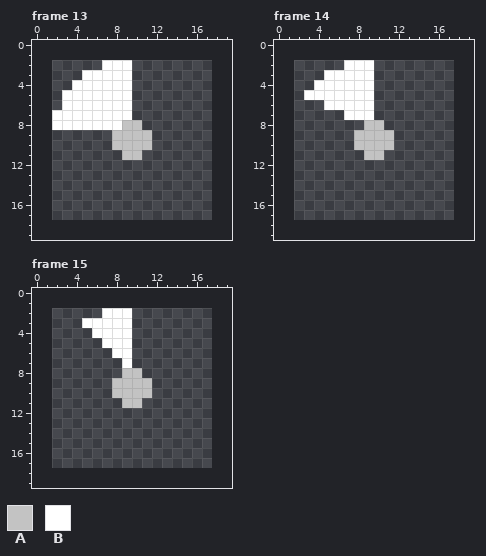
File history of a pixel-art file, graphics/platform_timer.ase. Above is the file before it was changed.
16x16 pixels, 16 frames. Shown: frame 13, frame 14, frame 15. The old version is drawn lined up with the new one, on the new canvas. The commit also changed other frames, which this record leaves out.
Visible layers, top first: "Layer 2", "Layer 1".
Palette (. is transparent): A #c3c3c3  B #ffffff
Pixels before, frame 13, first column x 2:
 2 .....BBB..
 3 ...BBBBB..
 4 ..BBBBBB..
 5 .BBBBBBB..
 6 .BBBBBBB..
 7 BBBBBBBB..
 8 BBBBBBBAA.
 9 ......AAAA
10 ......AAAA
11 .......AA.
Pixels before, frame 14, first column x 3:
 2 ....BBB..
 3 ..BBBBB..
 4 .BBBBBB..
 5 BBBBBBB..
 6 ..BBBBB..
 7 ....BBB..
 8 ......AA.
 9 .....AAAA
10 .....AAAA
11 ......AA.
Pixels before, frame 15, first column x 5:
 2 ..BBB..
 3 BBBBB..
 4 .BBBB..
 5 ..BBB..
 6 ...BB..
 7 ....B..
 8 ....AA.
 9 ...AAAA
10 ...AAAA
11 ....AA.
The result:
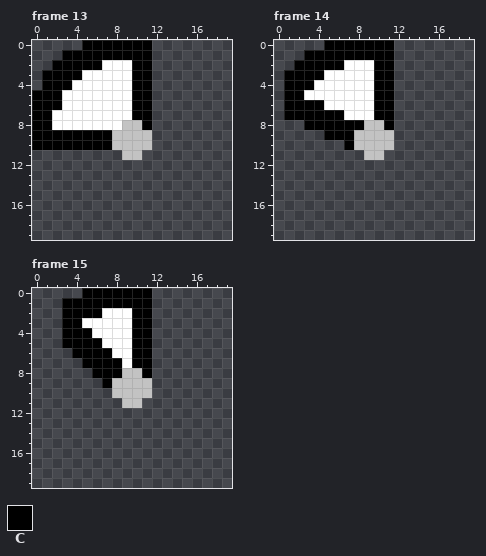
Colours new in this view: C #000000
Change:
canvas 16x16 -> 20x20, the old top-left corner now at 2,2
Frame 13:
The author put colour C in row 0 at x 5 to 11; in row 1 at x 3 to 11; in row 2 at x 2 to 6 and 10 to 11; in row 3 at x 1 to 4 and 10 to 11; in row 4 at x 1 to 3 and 10 to 11; in rows 5 to 6 at x 0 to 2 and 10 to 11.
The author put colour C in row 7 at x 0 to 1 and 10 to 11; in row 8 at x 0 to 1 and 11; in rows 9 to 10 at x 0 to 7.
Frame 14:
The author put colour C in row 0 at x 5 to 11; in row 1 at x 3 to 11; in row 2 at x 2 to 6 and 10 to 11; in row 3 at x 1 to 4 and 10 to 11; in row 4 at x 1 to 3 and 10 to 11; in row 5 at x 1 to 2 and 10 to 11.
The author put colour C in row 6 at x 1 to 4 and 10 to 11; in row 7 at x 1 to 6 and 10 to 11; in row 8 at x 3 to 8 and 11; in row 9 at x 5 to 7; in row 10 at x 7.
Frame 15:
The author put colour C in row 0 at x 5 to 11; in row 1 at x 3 to 11; in row 2 at x 3 to 6 and 10 to 11; in row 3 at x 3 to 4 and 10 to 11; in row 4 at x 3 to 5 and 10 to 11; in row 5 at x 3 to 6 and 10 to 11.
The author put colour C in row 6 at x 4 to 7 and 10 to 11; in row 7 at x 5 to 8 and 10 to 11; in row 8 at x 6 to 8 and 11; in row 9 at x 7.
Changed places in both pictures, as pixel boxes (x1, y1, x2, y2):
added: (32, 40, 152, 150)
added: (284, 40, 394, 150)
added: (62, 288, 152, 388)
